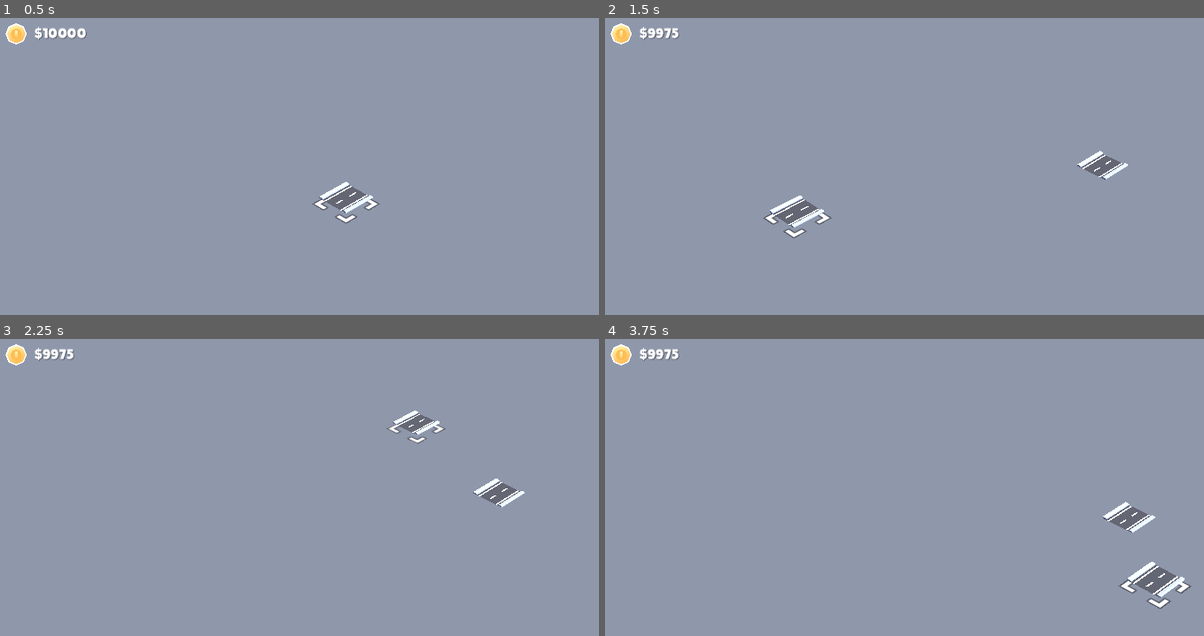
Above: before the commit, frames 1-4 (two rows, left to right).
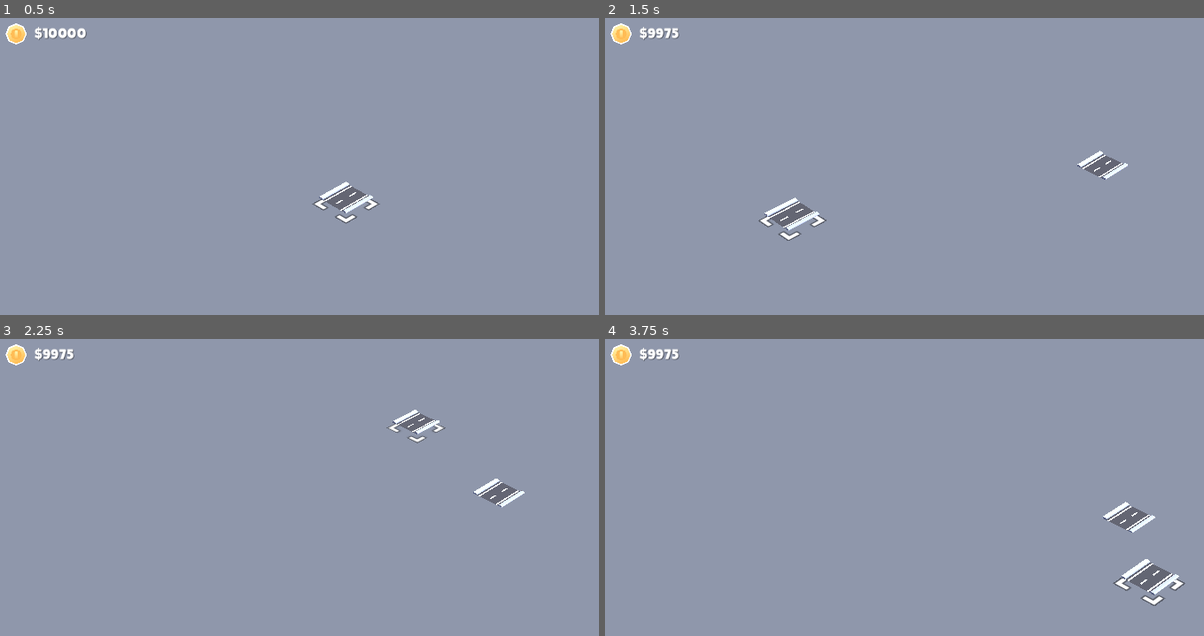
Above: after the commit, the same moments.

Repository: paulstansifer/orchitecture
Game: Godot game, scene res://scenes/main.tscn
Two runs of this game, one before a commit and one after it. Both use one fixed random seed, a clock stepped at 60 frames per second and the inputs below.
Inputs (mouse positions are in pixels of both pictures, inside the frame that each line leads up to):
- Up to frame 1 (0.5 s): no input
- Up to frame 2 (1.5 s): tap Enter at 0.5 s; move the mouse to (1108, 187) at 0.52 s; click (1108, 187) at 0.6 s; tap Space at 1.25 s; move the mouse to (808, 225) at 1.27 s; tap S (camera_back) at 1.35 s
- Up to frame 3 (2.25 s): move the mouse to (419, 439) at 2.02 s; hold F (camera_center) from 2.03 s (still down)
- Up to frame 4 (3.75 s): move the mouse to (916, 606) at 2.77 s; release F (camera_center) at 2.78 s; tap W (camera_forward) at 2.85 s; move the mouse to (1162, 585) at 3.52 s; tap A (camera_left) at 3.6 s

Frame 1 is identical in both runs. In frame 2, 0.4% of the frame differs, in the area x 25-38%, y 59-75%; in frame 3, 0.2%; in frame 4, 0.6%, in the area x 84-98%, y 74-92%.

Commit message:
Fix jerky cursor movement, and start with a map loaded.

Diff:
--- a/scripts/builder.gd
+++ b/scripts/builder.gd
@@ -37,6 +37,8 @@
 	update_structure()
 	update_cash()
 
+	load_map()
+
 func _process(delta):
 
 	# Controls
@@ -53,7 +55,8 @@
 		view_camera.project_ray_normal(get_viewport().get_mouse_position()))
 
 	var gridmap_position = Vector3(round(world_position.x), 0, round(world_position.z))
-	selector.position = lerp(selector.position, gridmap_position, delta * 40)
+
+	selector.position = lerp(selector.position, gridmap_position, min(delta * 50, 1.0))
 
 	action_build(gridmap_position)
 	action_demolish(gridmap_position)
@@ -123,6 +126,19 @@
 
 # Saving/load
 
+func load_map():
+	print("Loading map...")
+
+	gridmap.clear()
+
+	map = ResourceLoader.load("user://map.res")
+	if not map:
+		map = DataMap.new()
+	for cell in map.structures:
+		gridmap.set_cell_item(Vector3i(cell.position.x, 0, cell.position.y), cell.structure, cell.orientation)
+
+	update_cash()
+
 func accept_actions():
 	if Input.is_action_just_pressed("save"):
 		print("Saving map...")
@@ -141,17 +157,7 @@
 		ResourceSaver.save(map, "user://map.res")
 
 	if Input.is_action_just_pressed("load"):
-		print("Loading map...")
-
-		gridmap.clear()
-
-		map = ResourceLoader.load("user://map.res")
-		if not map:
-			map = DataMap.new()
-		for cell in map.structures:
-			gridmap.set_cell_item(Vector3i(cell.position.x, 0, cell.position.y), cell.structure, cell.orientation)
-
-		update_cash()
+		load_map()
 
 	if Input.is_action_just_pressed("quit"):
 		get_tree().quit()
